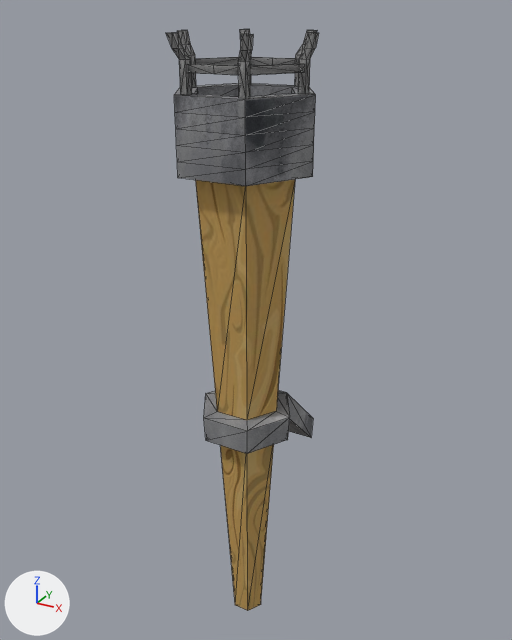
What one commit did to the FBX model Grappling Hook Test/Assets/Props/torch_wall.FBX.
Camera for both pictures: a 50 mm camera at (0.331, -0.67, 0.745) aimed at (-0.041, 0.005, 0.408). Lighting does not change. The marker at lower left points along +X, +Y and +Z. Mesh edges are drawn as thin lines.

The scene before the commit, as lines of its bpy script (objects in view):
```python
me_mesh = bpy.data.meshes.new('Mesh')
me_mesh.from_pydata(...)  # 240 vertices, 428 faces; spans x -3.0..3.0, y -2.7..5.1, z 0.0..27.7
# faces by material slot: [28, 140, 4, 256]
me_mesh.materials.append(mat_03___default)  # picture img_wood_jpg
me_mesh.materials.append(mat_04___default)  # picture img_metal_jpg
me_mesh.materials.append(mat_material__2)  # picture img_metal_texture_6_by_wojtar_stock_on_deviantart_jpg
me_mesh.materials.append(mat_01___default)  # picture img_metal_texture_6_by_wojtar_stock_on_deviantart_jpg
ob_cylinder001 = bpy.data.objects.new('Cylinder001', me_mesh)
ob_cylinder001.location = (-0.026, -0.045, 0.023)
ob_cylinder001.scale = (0.0254, 0.0254, 0.0254)
```
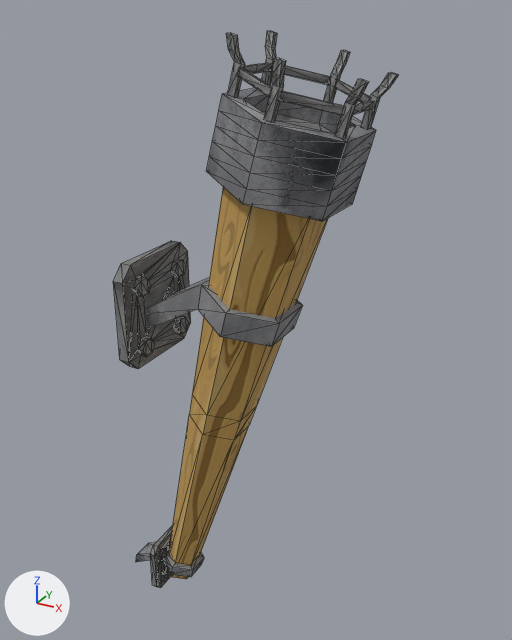
What differs and where, as boxes [x1, y1, x2, y2] in the pictures (512 x 640 px):
'Cylinder001', reshaped, moved, turned: before [166, 29, 319, 610]; after [113, 31, 398, 588]
part 1 of me_mesh, added: after [150, 525, 173, 588]
part 2 of me_mesh, added: after [113, 241, 191, 369]
part 3 of me_mesh, added: after [145, 278, 303, 347]
part 4 of me_mesh, added: after [136, 542, 204, 577]
part 5 of me_mesh, cut back: before [204, 390, 313, 453]; after [189, 395, 256, 440]

The change, as a diff of the scene's bpy script:
```diff
--- a/Grappling Hook Test/Assets/Props/torch_wall.FBX.py
+++ b/Grappling Hook Test/Assets/Props/torch_wall.FBX.py
@@ mat_metal_2 @@
+mat_metal_2 = principled_material('Metal_2')
+mat_metal_2.texture = img_metal_texture_6_by_wojtar_stock_on_deviantart_jpg
+mat_metal_2.roughness = 0.859
@@ me_mesh @@
 # used by ob_cylinder001; location = (-0.026, -0.045, 0.023); scale = (0.0254, 0.0254, 0.0254)
-me_mesh.from_pydata(...)  # 240 vertices, 428 faces; spans x -3.0..3.0, y -2.7..5.1, z 0.0..27.7
+me_mesh.from_pydata(...)  # 408 vertices, 732 faces; spans x -3.0..3.0, y -2.7..5.5, z -1.0..27.7
+# me_mesh part 1: a new loose piece of 64 vertices spanning x -1.4..1.4, y 0.3..1.4, z -1.0..1.9, in mat_metal_2 (picture img_metal_texture_6_by_wojtar_stock_on_deviantart_jpg)
+# me_mesh part 2: a new loose piece of 64 vertices spanning x -2.5..2.5, y 3.6..5.5, z 12.5..17.4, in mat_metal_2 (picture img_metal_texture_6_by_wojtar_stock_on_deviantart_jpg)
+# me_mesh part 3: a new loose piece of 28 vertices spanning x -2.2..2.2, y -1.9..5.1, z 13.3..17.8, in mat_04___default (picture img_metal_jpg)
+# me_mesh part 4: a new loose piece of 28 vertices spanning x -1.1..1.1, y -1.0..2.6, z -1.0..1.2, in mat_04___default (picture img_metal_jpg)
+# me_mesh part 5
+# 16 vertices are removed from x -2.2..2.2, y -1.9..5.1, z 7.4..11.8
+# 44 faces are deleted
+# 12 new faces join them, mat_03___default (picture img_wood_jpg)
 me_mesh.materials.append(mat_03___default)
@@ me_mesh @@
 me_mesh.materials.append(mat_01___default)
+me_mesh.materials.append(mat_metal_2)  # picture img_metal_texture_6_by_wojtar_stock_on_deviantart_jpg
@@ ob_cylinder001 @@
 ob_cylinder001 = bpy.data.objects.new('Cylinder001', me_mesh)
-ob_cylinder001.location = (-0.026, -0.045, 0.023)
+ob_cylinder001.location = (-0.134, -0.045, 0.028)
+ob_cylinder001.rotation_euler = (0.262, 0.0, 1.571)  # degrees (15, 0, 90)
 ob_cylinder001.scale = (0.0254, 0.0254, 0.0254)
```
